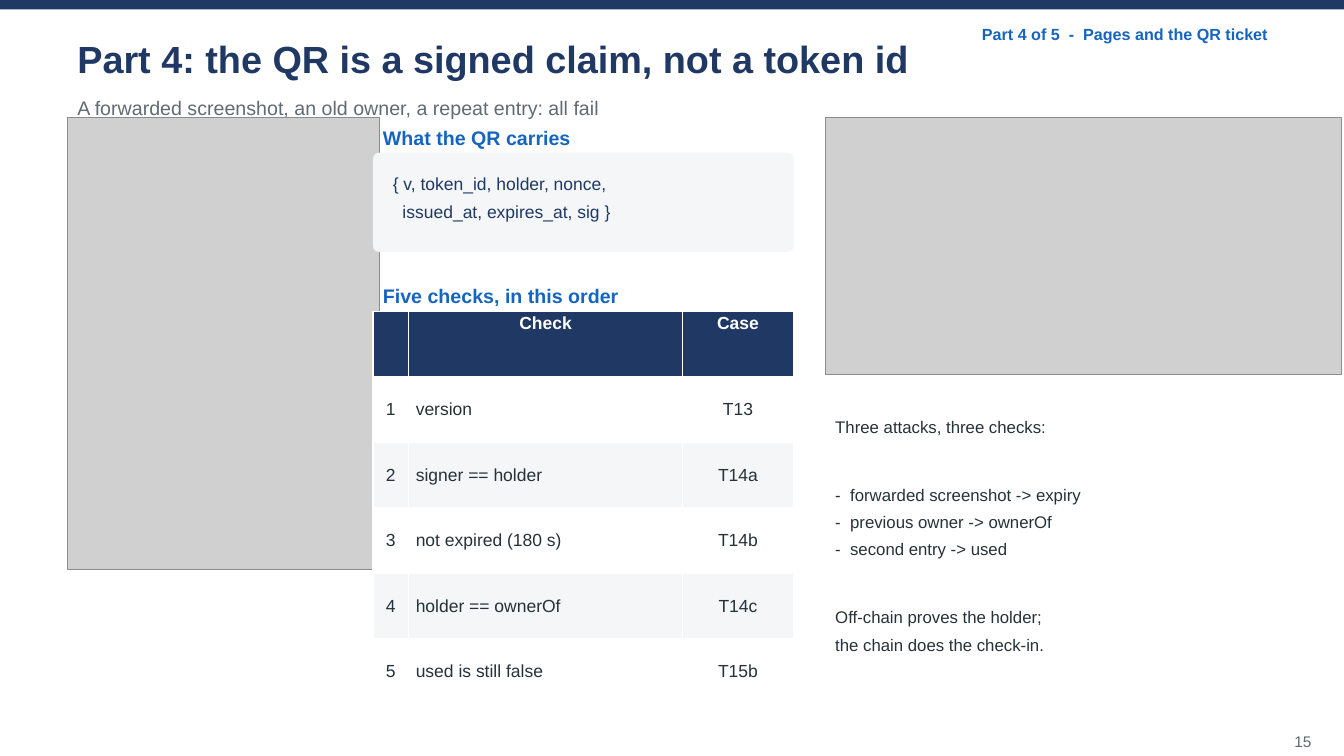
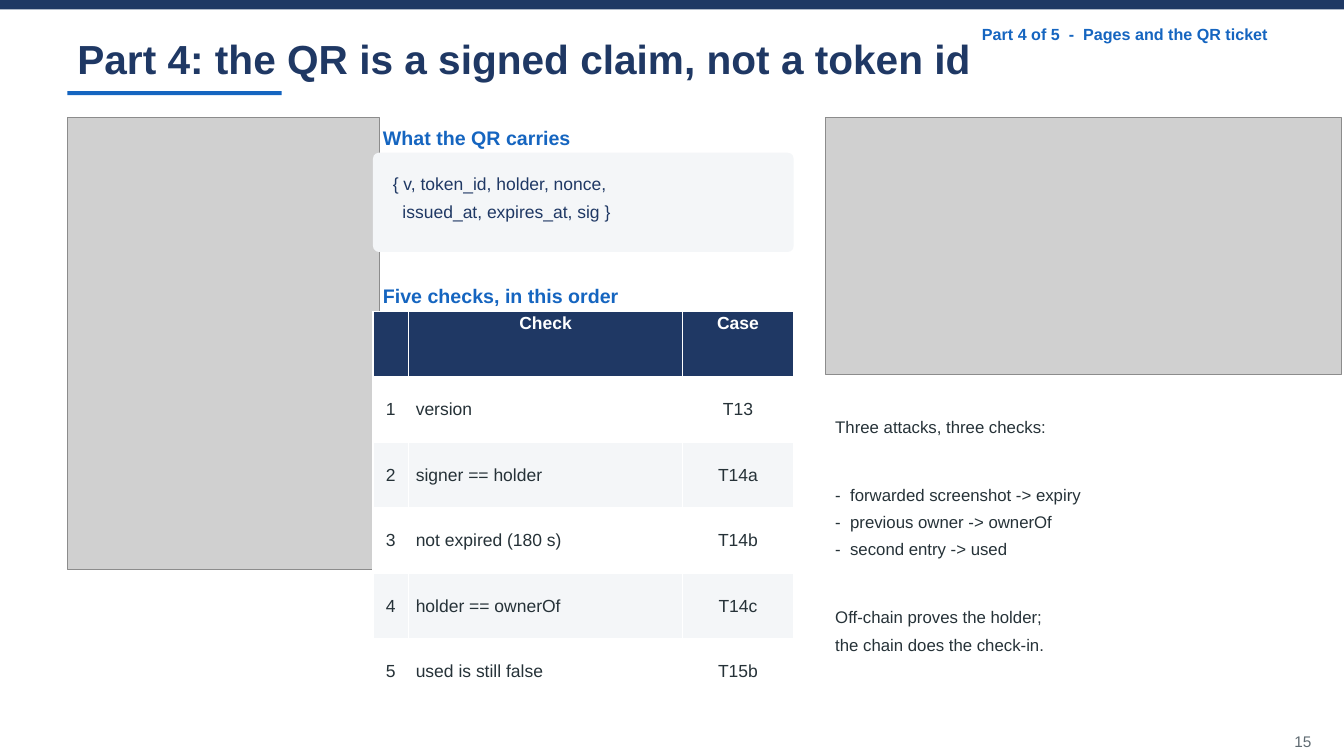
Before and after one commit to wangzai-dao/FTEC5520_AntiScalping, a slide deck: slide 15 of presentation/final_presentation.pptx. Drawn at 1344x756 pixels with LibreOffice and Linux fonts; fonts in the diff are those of the drawing; grey boxes stand for pictures. Boxes give left, top, right and bottom in pixels: in the first picture for what was removed or moved away, otherwise in the second. Text is boxed around its words. In the diff, an @@ line names an element or a change of style, - is before the commit and + after.

Commit message:
Remove the subtitle line under every slide title
The grey kicker under each title ('No page builds a raw transaction', 'Every
negative case is forced on chain', ...) is gone. In its place a short rule in the
part colour sits under the title, so the title band still reads as a band without
repeating the headline in smaller type.

Titles grow by 2 pt to fill the space: 32 / 29 / 26 pt by length (was 30 / 27 / 24).
title_bar() keeps the kicker argument so call sites did not change; it is simply
no longer drawn.

```diff
--- a/presentation/final_presentation.pptx
+++ b/presentation/final_presentation.pptx
@@ text "Part 4: the QR is ..." at box(77, 44, 970, 82): size 27 to 29 pt @@
@@ rectangle added at box(68, 92, 282, 96), fill #1565C0 @@
@@ text removed at box(77, 101, 599, 120) @@
-A forwarded screenshot, an old owner, a repeat entry: all fail
```
Also in this commit, not shown: 15 other slides changed, 1 other file.
